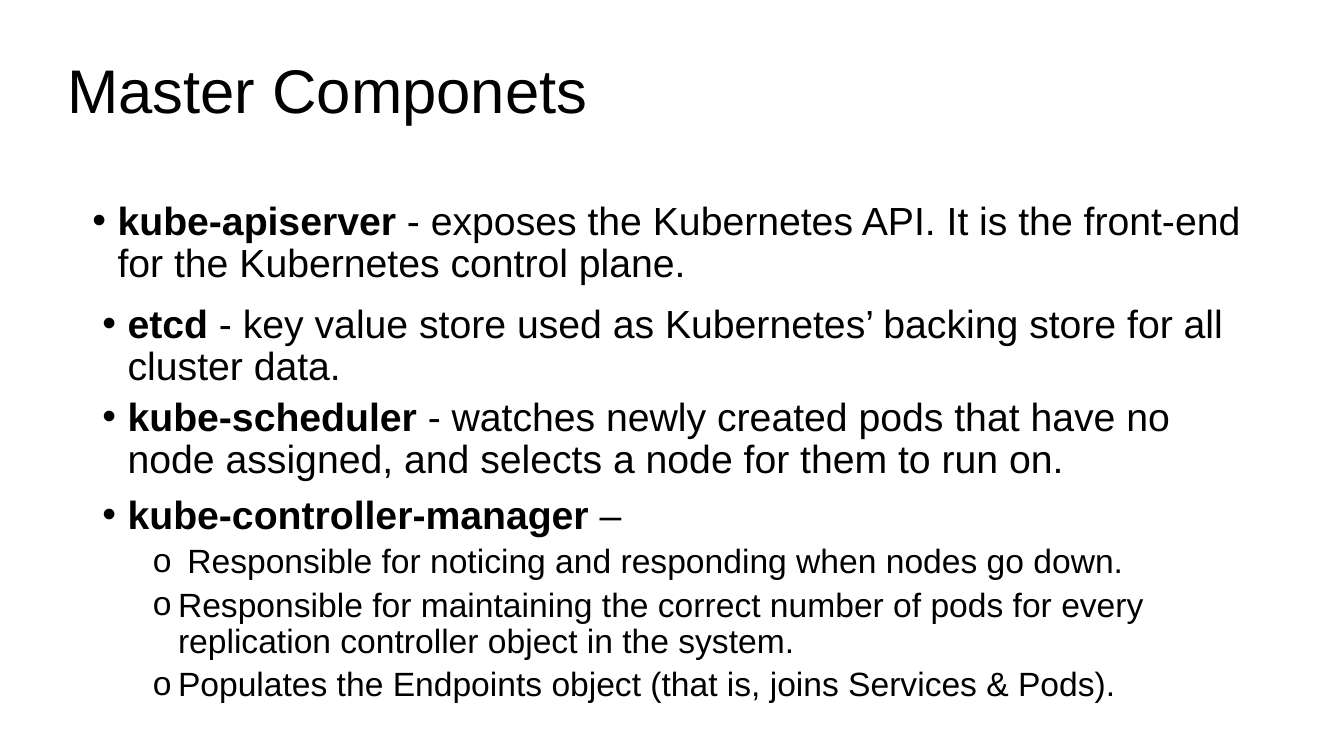
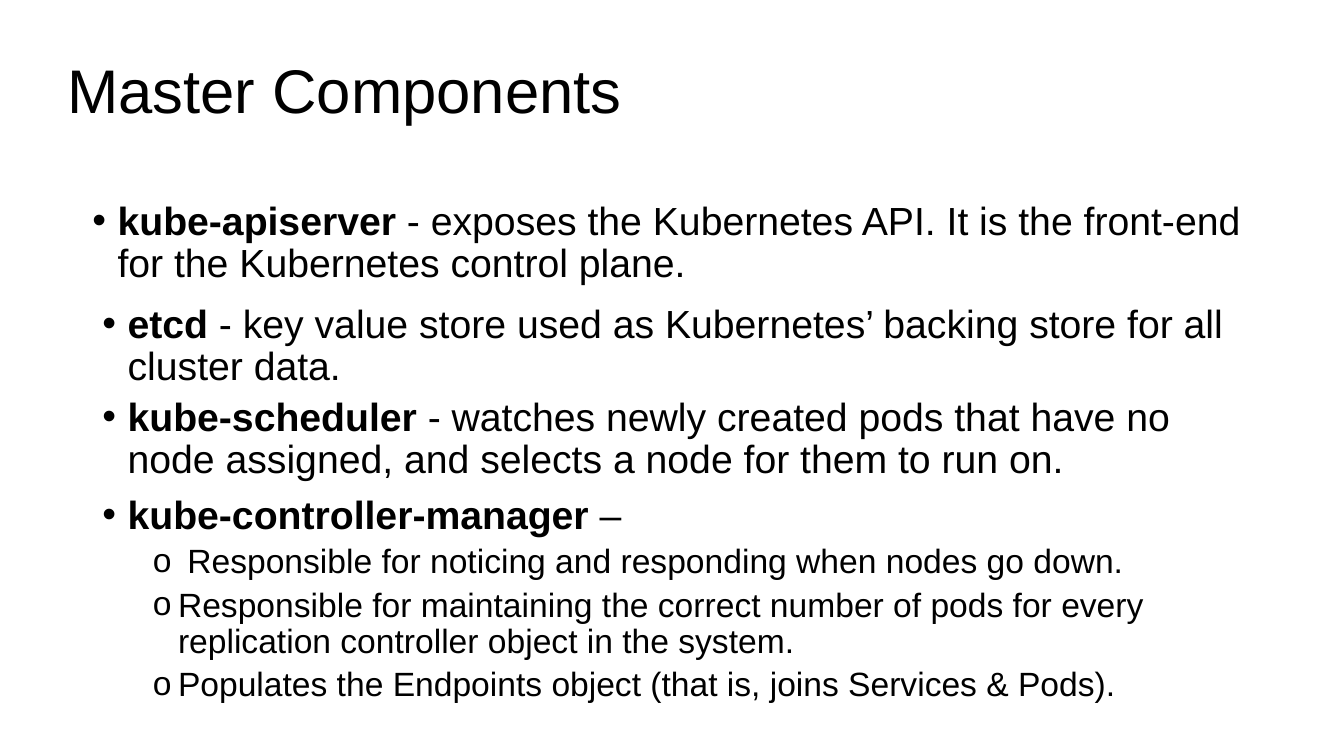
Before and after one commit to eylonmalin/k8s-training, a slide deck: slide 15 of day-2/Using Kubernetes Day 2.pptx. Drawn at 1344x756 pixels with LibreOffice and Linux fonts; fonts in the diff are those of the drawing. Boxes give left, top, right and bottom in pixels: in the first picture for what was removed or moved away, otherwise in the second. Text is boxed around its words. In the diff, an @@ line names an element or a change of style, - is before the commit and + after.

```diff
--- a/day-2/Using Kubernetes Day 2.pptx
+++ b/day-2/Using Kubernetes Day 2.pptx
@@ title at (67, 70, 621, 124): text changed @@
-Master Componets
+Master Components
```
Also in this commit, not shown: 14 other slides changed, 1 slide added.
